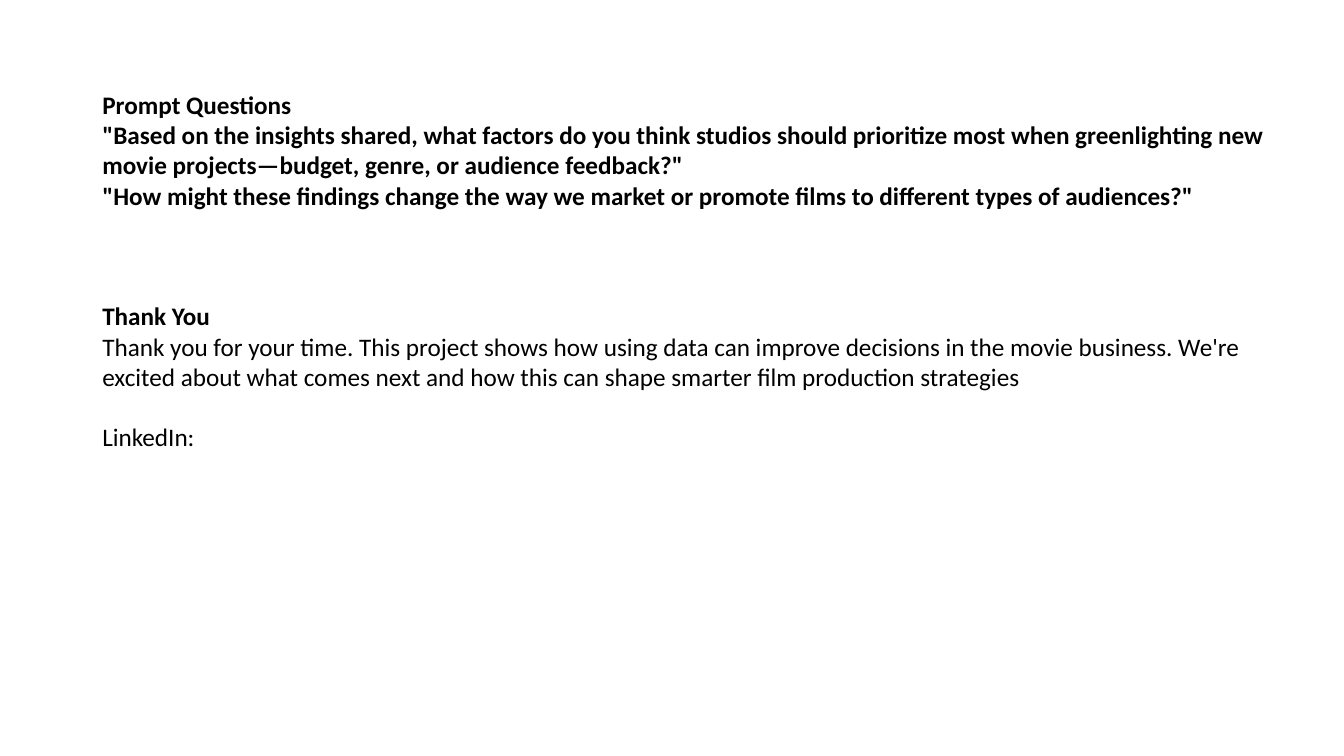
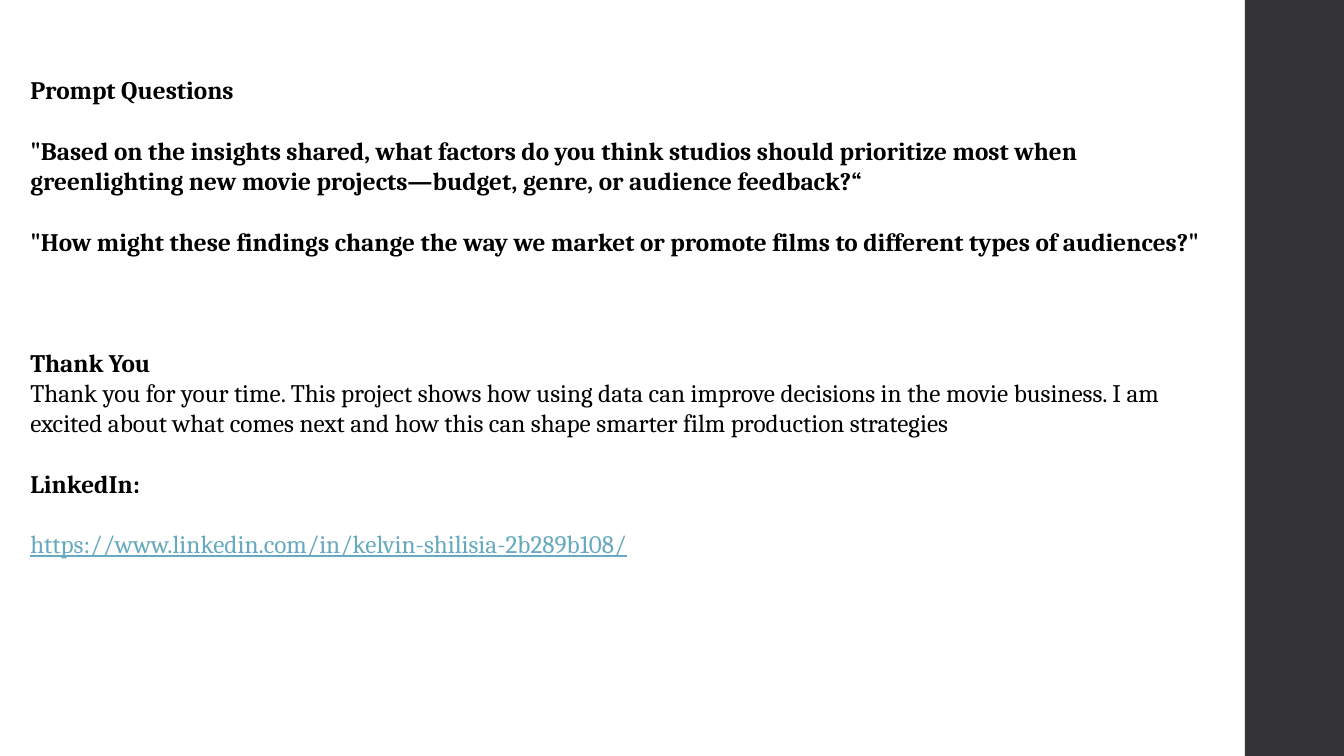
Before and after one commit to OpusDEI-cloud/dsc-phase-2-project-PT11-Grp4, a slide deck: slide 9 of Presentation.pptx. Drawn at 1344x756 pixels with LibreOffice and Linux fonts; fonts in the diff are those of the drawing. Boxes give left, top, right and bottom in pixels: in the first picture for what was removed or moved away, otherwise in the second. Text is boxed around its words. In the diff, an @@ line names an element or a change of style, - is before the commit and + after.

Commit message:
Updates on presentation and code

```diff
--- a/Presentation.pptx
+++ b/Presentation.pptx
@@ rectangle added at <box>1245,0,1344,756</box>, fill #353537 @@
@@ text "Prompt Questions": place and size @@
-text "Prompt Questions" at <box>102,96,1263,446</box>
+text "Prompt Questions" at <box>30,81,1199,559</box>
@@ text at <box>30,81,1199,493</box>: font Calibri to Cambria in "Prompt Questions", ""How might these findings change the way ...", "Thank You", "LinkedIn:"; bold on in "LinkedIn:" @@
@@ text at <box>30,142,1077,196</box>: text changed; font Calibri to Cambria @@
-"Based on the insights shared, what factors do you think studios should prioritize most when greenlighting new movie projects—budget, genre, or audience feedback?"
+"Based on the insights shared, what factors do you think studios should prioritize most when greenlighting new movie projects—budget, genre, or audience feedback?“
@@ text at <box>30,384,1159,438</box>: text changed; font Calibri to Cambria @@
-Thank you for your time. This project shows how using data can improve decisions in the movie business. We're excited about what comes next and how this can shape smarter film production strategies
+Thank you for your time. This project shows how using data can improve decisions in the movie business. I am excited about what comes next and how this can shape smarter film production strategies
@@ text at <box>30,535,626,559</box>: paragraph added @@
+https://www.linkedin.com/in/kelvin-shilisia-2b289b108/
```
Also in this commit, not shown: 5 other slides changed, 3 slides added, 3 slides removed, 1 other file.
